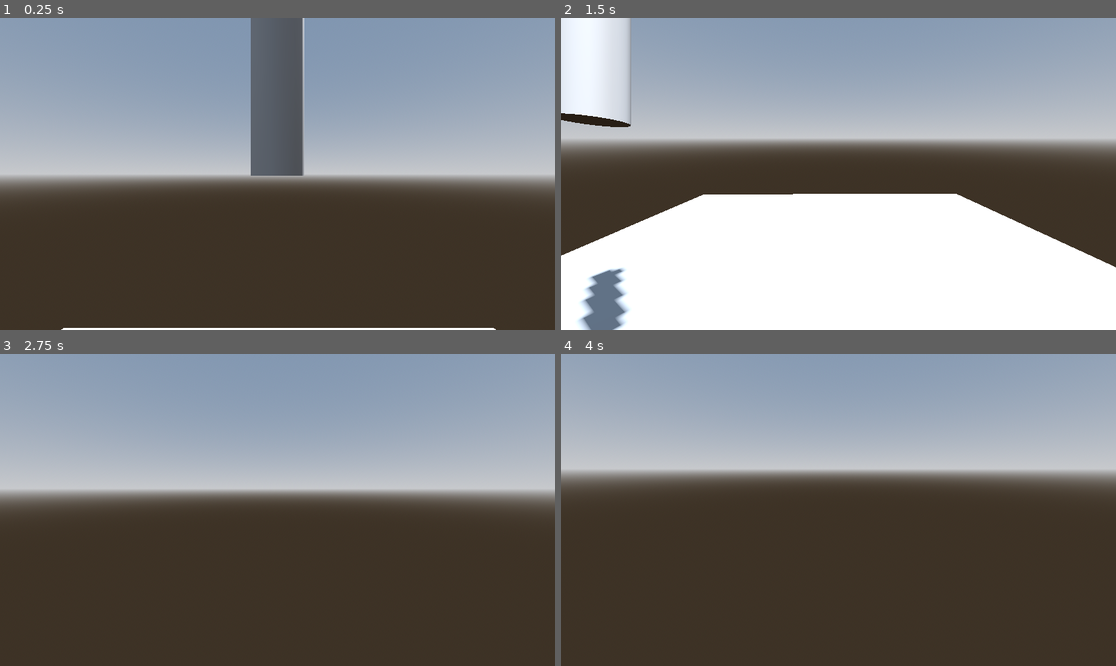
Above: before the commit, frames 1-4 (two rows, left to right).
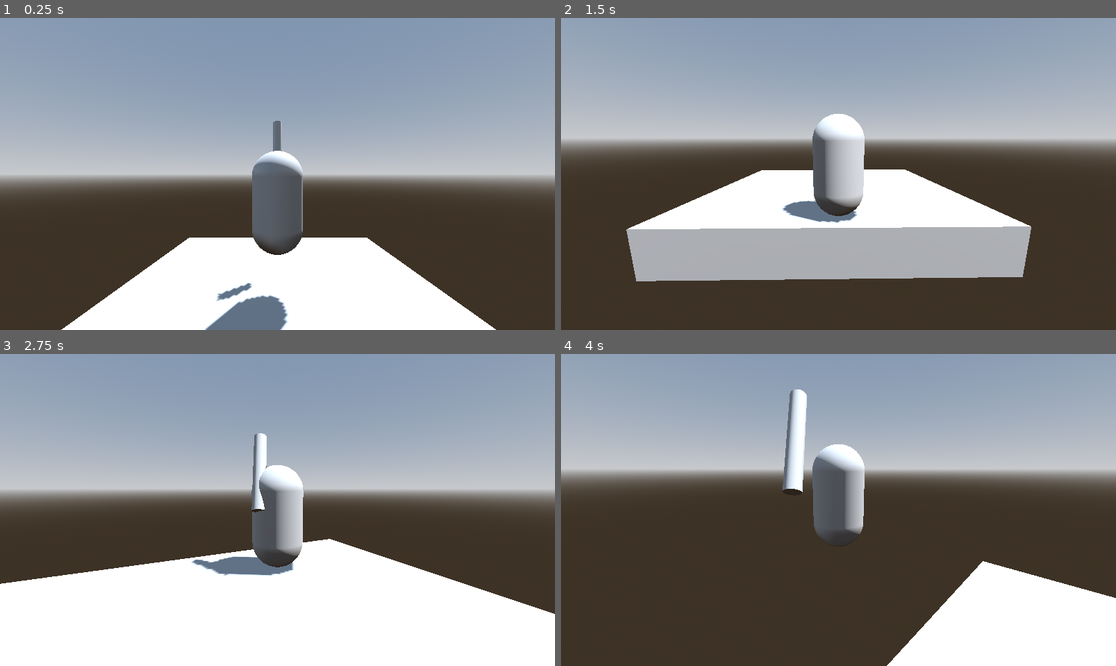
Above: after the commit, the same moments.

Repository: ARIELCHOLAKIANSAZ/El_Caballero_de_Retiro
Game: Godot game, scene res://escena_pruebas.tscn
Two runs of this game, one before a commit and one after it. Both use one fixed random seed, a clock stepped at 60 frames per second and the inputs below. The project has no main scene, so this scene is started directly.
Inputs (mouse positions are in pixels of both pictures, inside the frame that each line leads up to):
- Up to frame 1 (0.25 s): no input
- Up to frame 2 (1.5 s): tap Enter (ui_accept) at 0.5, 0.77 s; move the mouse to (960, 158) at 0.52 s; hold Right (ui_right) 0.53-1.28 s; hold Space 0.53-1.28 s; click (960, 158) at 0.67 s; move the mouse to (810, 174) at 1.27 s; hold Up (ui_up) from 1.28 s (still down); tap Space at 1.35 s; click (810, 174) at 1.42 s
- Up to frame 3 (2.75 s): keep holding Up (ui_up); tap Enter (ui_accept) at 1.52 s; move the mouse to (288, 503) at 2.02 s; hold Space from 2.03 s (still down); click (288, 503) at 2.17 s
- Up to frame 4 (4 s): keep holding Up (ui_up); tap Enter (ui_accept) at 2.75, 3.02, 3.77 s; move the mouse to (832, 516) at 2.77 s; release Space at 2.78 s; tap Space at 2.85 s; click (832, 516) at 2.92 s; move the mouse to (877, 513) at 3.52 s; hold Space from 3.53 s (still down); click (877, 513) at 3.67 s

The runs differ from the first frame. In frame 1, 22% of the frame differs, in the area x 11-89%, y 0-100%; in frame 2, 41%, in the area x 0-100%, y 0-100%; in frame 3, 34%; in frame 4, 13%.

Commit message:
Made weapon movement tweakings
Made the weapon rotate to -90 degrees when using ang -15 degrees when just holding

Diff:
--- a/CharacterBody3D.gd
+++ b/CharacterBody3D.gd
@@ -17,10 +17,8 @@
 		Input.mouse_mode = Input.MOUSE_MODE_VISIBLE
 	if event is InputEventMouseMotion and Input.mouse_mode == Input.MOUSE_MODE_CAPTURED:
 		if(is_using_weapon):
-			weapon.rotation_degrees = Vector3(-90,0,0)
 			pivot.rotate_x(-event.relative.y * rotation_speed)
 			ppivot.rotate_y(-event.relative.x * rotation_speed)
-			print(event.relative.y)
 		else:
 			camera1.rotate_x(-event.relative.y * rotation_speed)
 			character.rotate_y(-event.relative.x * rotation_speed)
@@ -31,8 +29,12 @@
 
 func _process(delta):
 	if(Input.is_mouse_button_pressed(MOUSE_BUTTON_LEFT)):
+		if(is_using_weapon == false):
+			weapon.rotation_degrees = Vector3(-90,0,0)
 		is_using_weapon = true
 	else:
+		if(is_using_weapon == true):
+			weapon.rotation_degrees = Vector3(-15,0,0)
 		is_using_weapon = false
 
 
--- a/El caballero.tscn
+++ b/El caballero.tscn
@@ -26,15 +26,15 @@
 skeleton = NodePath("../CollisionShape3D")
 
 [node name="Camera" type="Camera3D" parent="."]
-transform = Transform3D(1, 0, 0, 0, 1, 0, 0, 0, 1, 0, 0.549009, -0.406341)
+transform = Transform3D(1, 0, 0, 0, 1, 0, 0, 0, 1, 0, 0.549009, 3.98774)
 
 [node name="PivotPivot" type="Node3D" parent="Camera"]
-transform = Transform3D(1, 0, 0, 0, 1, 0, 0, 0, 1, 0, 0, 0.406)
+transform = Transform3D(1, 0, 0, 0, 1, 0, 0, 0, 1, 0, 0, -3.98809)
 
 [node name="WeaponPivot" type="Node3D" parent="Camera/PivotPivot"]
 
 [node name="Weapon" type="AnimatableBody3D" parent="Camera/PivotPivot/WeaponPivot"]
-transform = Transform3D(1, 0, 0, 0, 1, 0, 0, 0, 1, 0, -0.011, -1.373)
+transform = Transform3D(1, 0, 0, 0, 0.965926, 0.258819, 0, -0.258819, 0.965926, 0, -0.011, -1.373)
 
 [node name="MeshInstance3D" type="MeshInstance3D" parent="Camera/PivotPivot/WeaponPivot/Weapon"]
 transform = Transform3D(0.25, 0, 0, 0, 0.75, 0, 0, 0, 0.25, 0, 0.75, 0)
--- a/project.godot
+++ b/project.godot
@@ -14,6 +14,10 @@
 config/features=PackedStringArray("4.2", "GL Compatibility")
 config/icon="res://icon.svg"
 
+[dotnet]
+
+project/assembly_name="El caballero de Retiro"
+
 [rendering]
 
 renderer/rendering_method="gl_compatibility"
